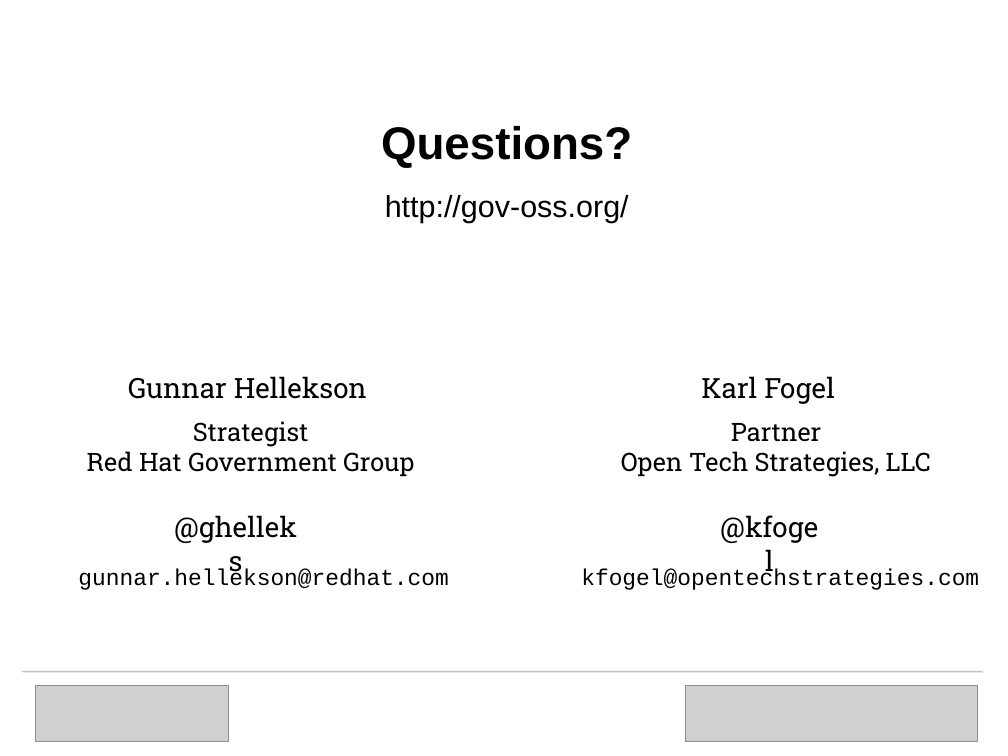
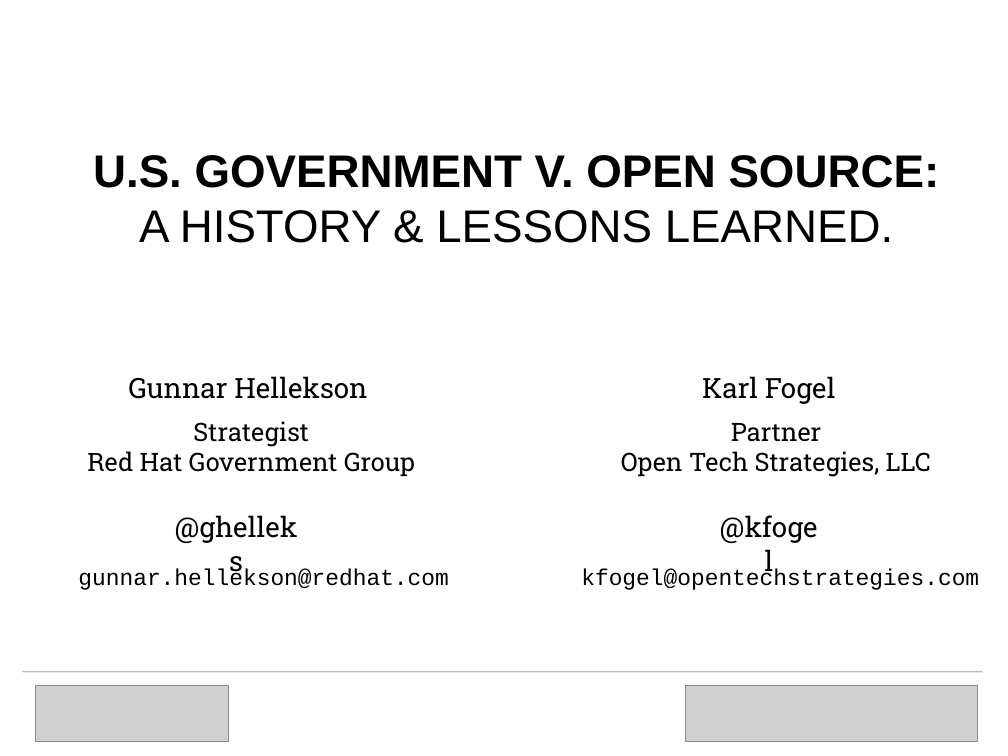
Before and after one commit to OpenTechStrategies/timelines, a slide deck: slide 29 of us-govt-open-source.odp (slide 21 before the commit). Drawn at 1008x756 pixels with LibreOffice and Linux fonts; fonts in the diff are those of the drawing; grey boxes stand for pictures; background and template pictures are left out. Boxes give left, top, right and bottom in pixels: in the first picture for what was removed or moved away, otherwise in the second. Text is boxed around its words. In the diff, an @@ line names an element or a change of style, - is before the commit and + after.

```diff
--- a/us-govt-open-source.odp
+++ b/us-govt-open-source.odp
@@ text removed at bbox=[381, 126, 632, 223] @@
-Questions?
-http://gov-oss.org/
@@ text added at bbox=[93, 155, 940, 243], 36 pt, text #000000, bold @@
+U.S. GOVERNMENT V. OPEN SOURCE:
+A HISTORY & LESSONS LEARNED.
```
Also in this commit, not shown: 6 other slides changed, 8 slides added, 1 other file.
